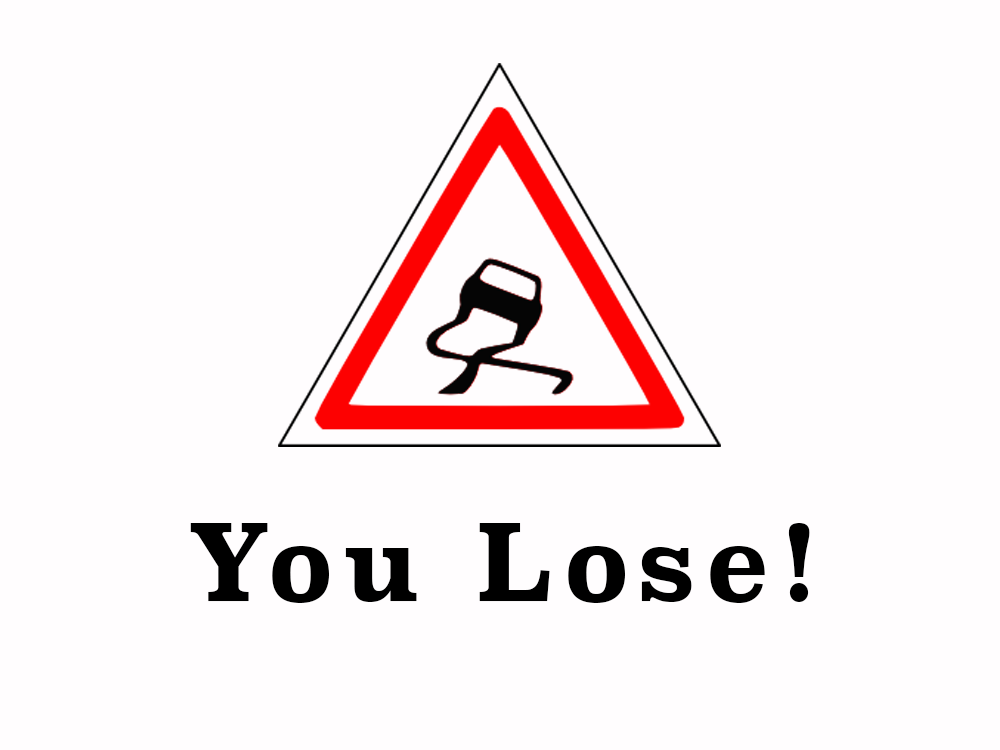
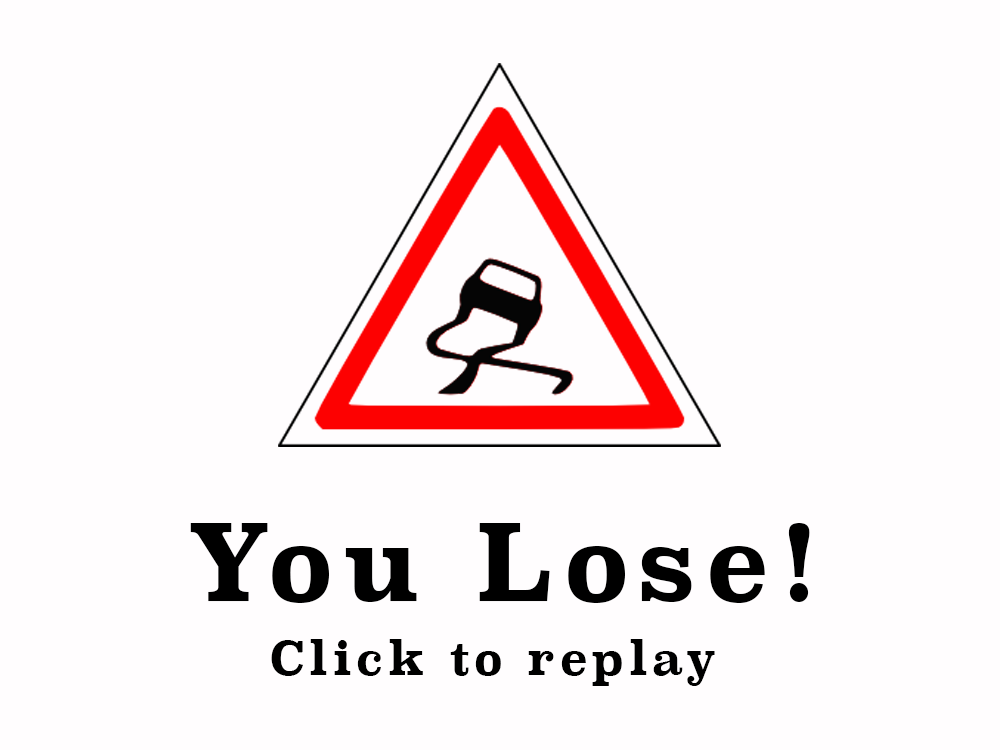
Before/after of a 1000 x 750 layered artwork. What changed in the layer stack:
added layer "Click to replay" above "You Lose!" over [271, 639, 715, 686]
